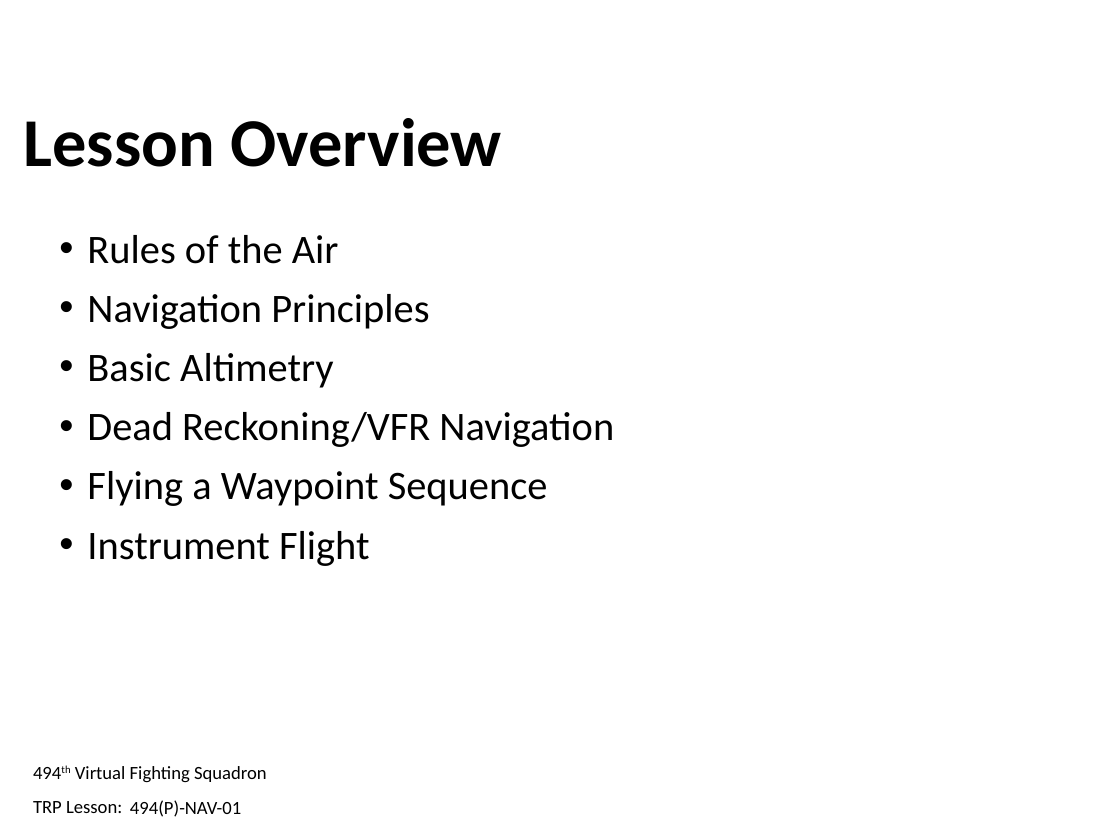
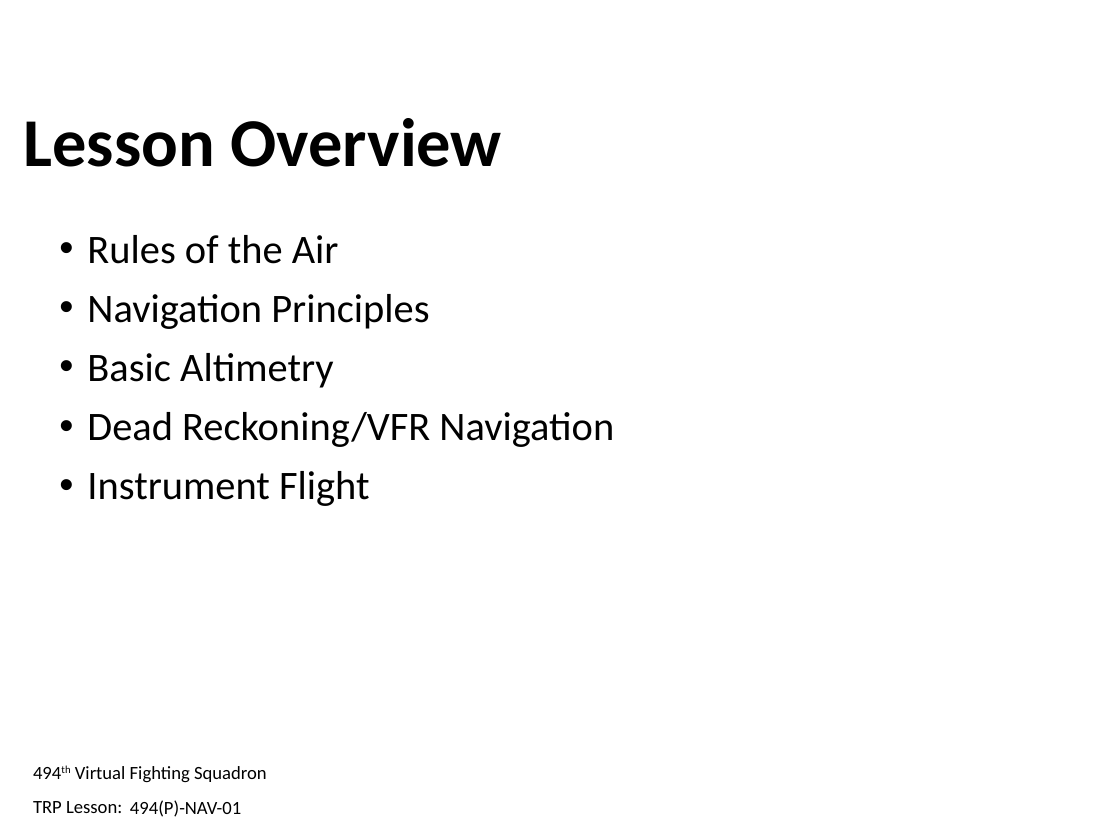
Before and after one commit to 132nd-vWing/132-TRP-494, a slide deck: slide 2 of TRP/NAV/NAV-01/494(P)-NAV-01 - Trainee Presentation.pptx. Drawn at 1120x840 pixels with LibreOffice and Linux fonts; fonts in the diff are those of the drawing; background and template pictures are left out. Boxes give left, top, right and bottom in pixels: in the first picture for what was removed or moved away, otherwise in the second. Text is boxed around its words. In the diff, an @@ line names an element or a change of style, - is before the commit and + after.

```diff
--- a/TRP/NAV/NAV-01/494(P)-NAV-01 - Trainee Presentation.pptx
+++ b/TRP/NAV/NAV-01/494(P)-NAV-01 - Trainee Presentation.pptx
@@ text at (87, 471, 548, 506): paragraph removed @@
-• Flying a Waypoint Sequence
```
Also in this commit, not shown: 3 other slides changed, 18 slides added, 3 other files.
